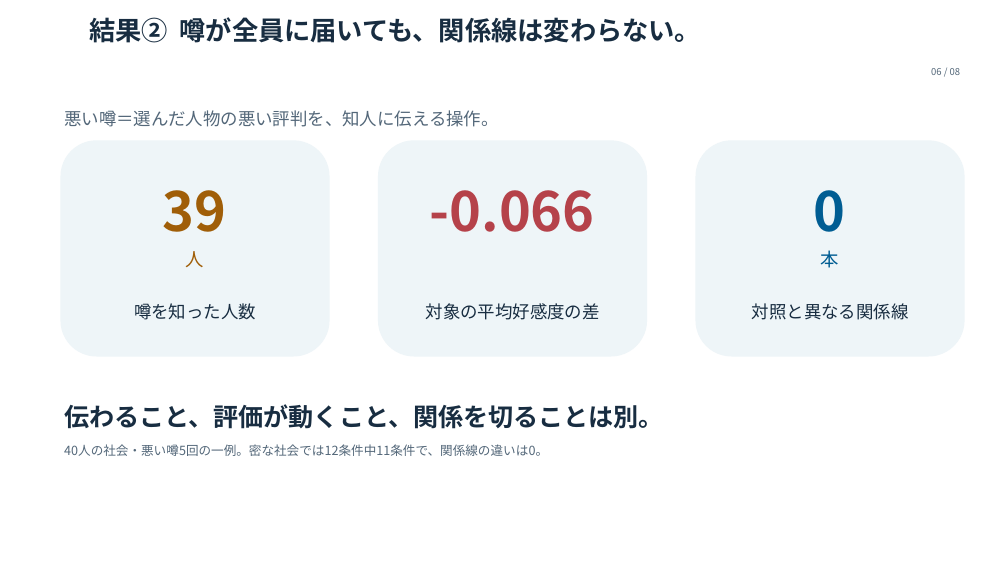
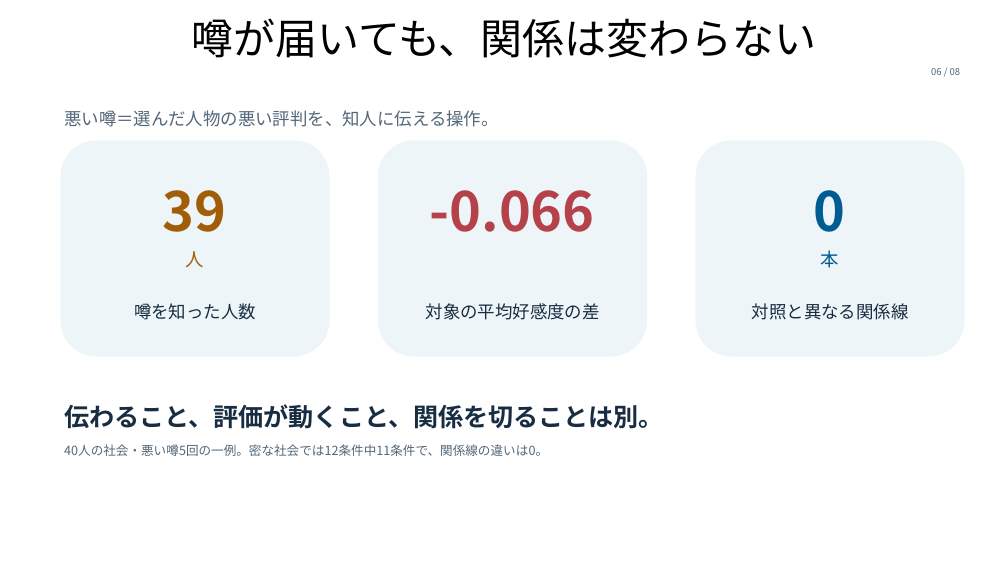
Before and after one commit to maton369/social-relationship-lab, a slide deck: slide 6 of presentation/Social_Relationship_Lab.pptx. Drawn at 1008x567 pixels with LibreOffice and Linux fonts; fonts in the diff are those of the drawing; background and template pictures are left out. Boxes give left, top, right and bottom in pixels: in the first picture for what was removed or moved away, otherwise in the second. Text is boxed around its words. In the diff, an @@ line names an element or a change of style, - is before the commit and + after.

```diff
--- a/presentation/Social_Relationship_Lab.pptx
+++ b/presentation/Social_Relationship_Lab.pptx
@@ title "噂が届いても、関係は変わらない" at box(192, 18, 817, 58): vertical alignment top to middle @@
@@ title at box(192, 18, 817, 58): text changed; size 25 to 40 pt; text colour #182D41 to #000000; bold off @@
-結果② 噂が全員に届いても、関係線は変わらない。
+噂が届いても、関係は変わらない
```
Also in this commit, not shown: 11 other slides changed, 23 other files.
